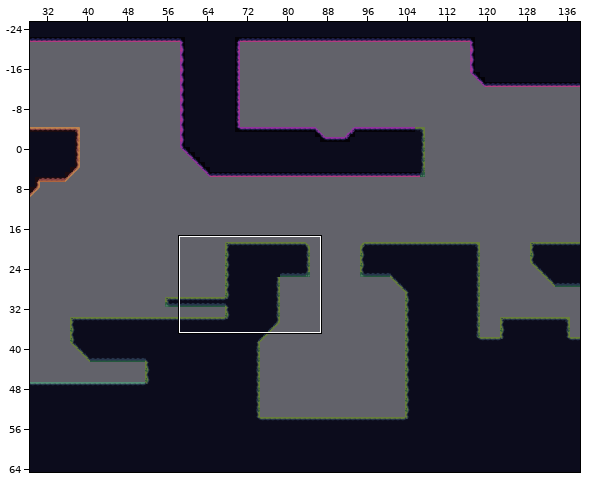
An edit to a level. Tiled map, UnityProject/CaseFileDream/Assets/CaseFileDream/TileSets/Tiled/Level01/Level01.tmx. The first picture is a wide view before the edit; the outline marks the close-up.
Close-up. Before the commit:
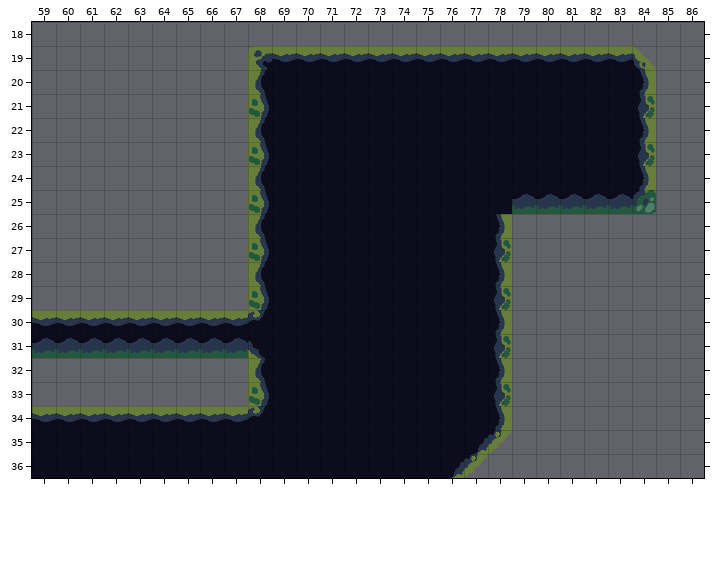
Cells are 32x32 px. Shown: x 59..86, y 18..36. The commit also changed other parts of the map, which this record leaves out.
And afterwards:
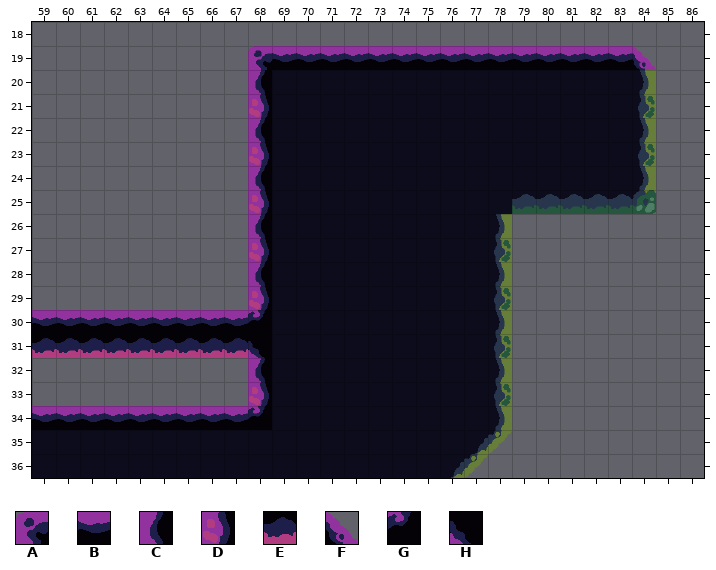
Key: from "MossOverlay": A 0, B 1, C 8, D 16, E 25, F 34, G 41, H 49.
_ is an empty cell.
Difference:
Layer "Purple overlay":
The edit adds tile A in row 19 at x 68.
The edit adds tile B in row 19 at x 69 to 83; in row 30 at x 59 to 67; in row 34 at x 59 to 67.
The edit adds tile C in row 20 at x 68; in row 22 at x 68; in row 24 at x 68; in row 26 at x 68; in row 28 at x 68; in row 32 at x 68.
The edit adds tile D in row 21 at x 68; in row 23 at x 68; in row 25 at x 68; in row 27 at x 68; in row 29 at x 68; in row 33 at x 68.
The edit adds tile E in row 31 at x 59 to 67.
The edit adds tile F in row 19 at x 84.
The edit adds tile G in row 30 at x 68; in row 34 at x 68.
The edit adds tile H in row 31 at x 68.
Boxes around the changes in both close-ups, in picture pixels (x1, y1, x2, y2):
added: (32, 46, 656, 430)
